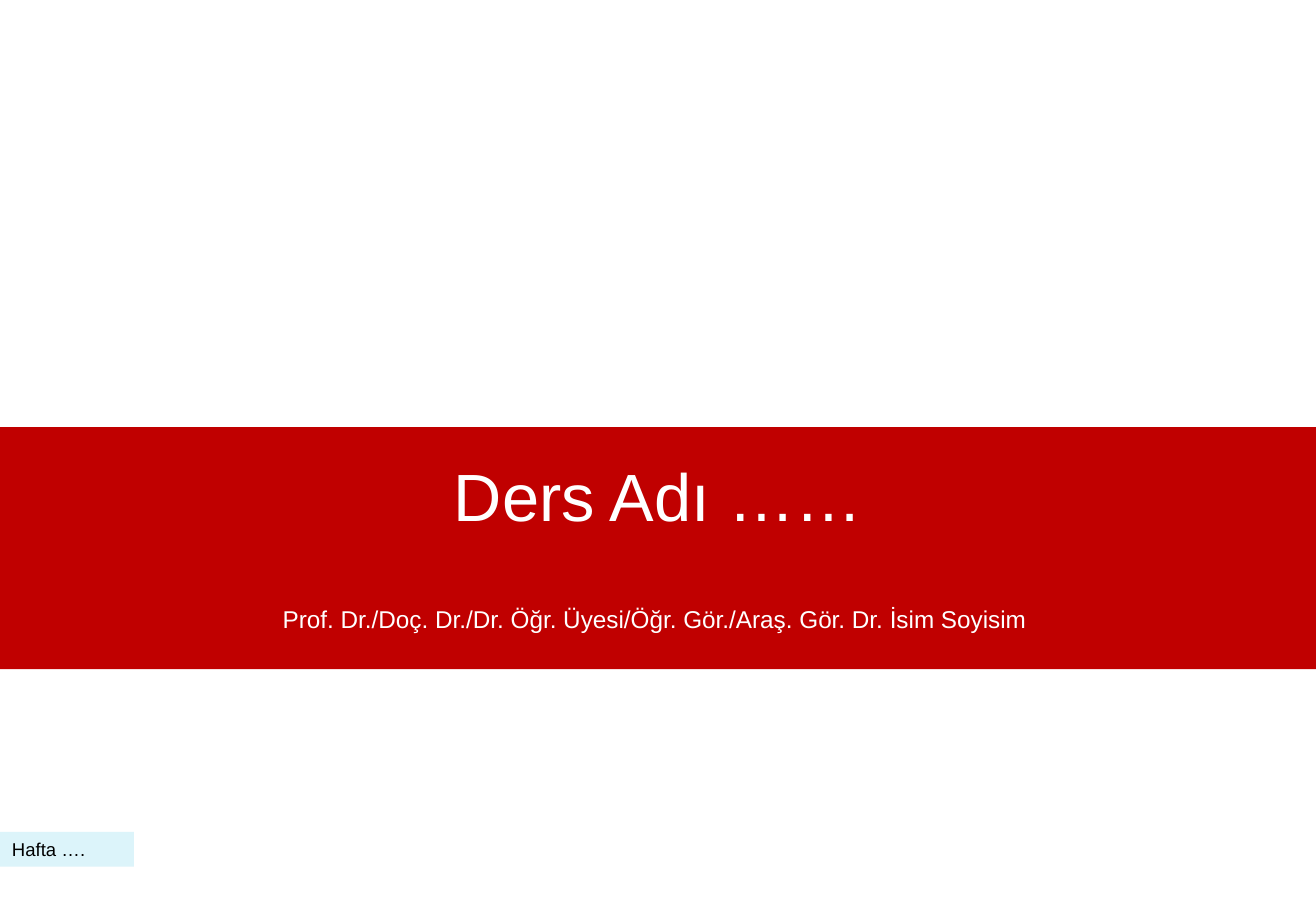
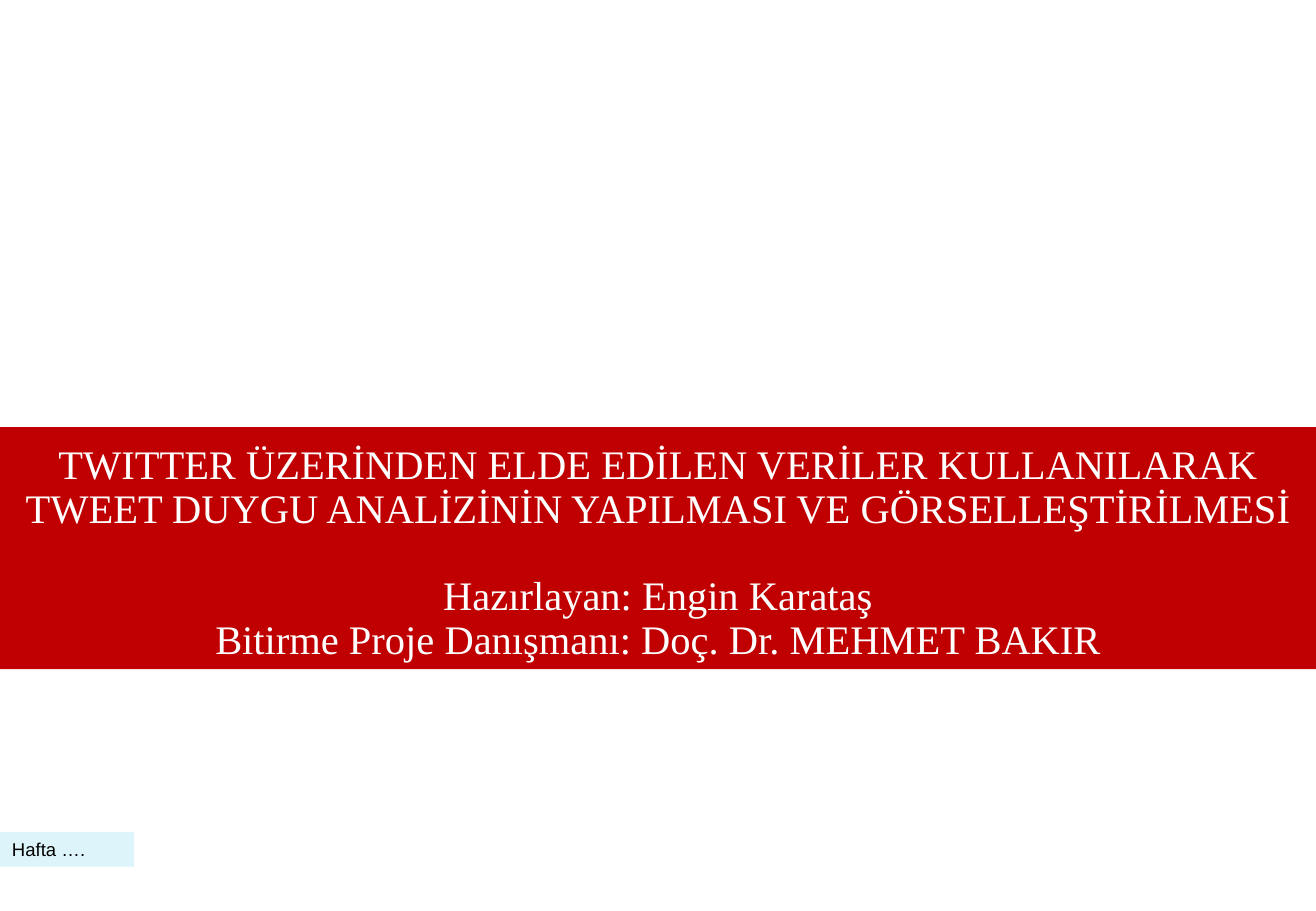
Before and after one commit to EnginKARATAS/twitter-sentiment-analyse, a slide deck: slide 1 of thesis/presentation.pptx. Drawn at 1316x911 pixels with LibreOffice and Linux fonts; fonts in the diff are those of the drawing; background and template pictures are left out. Boxes give left, top, right and bottom in pixels: in the first picture for what was removed or moved away, otherwise in the second. Text is boxed around its words. In the diff, an @@ line names an element or a change of style, - is before the commit and + after.

```diff
--- a/thesis/presentation.pptx
+++ b/thesis/presentation.pptx
@@ title at (26,447,1290,662): text changed; size 14.4 to 24 pt; font Arial to Times New Roman @@
-Ders Adı ……
-Prof. Dr./Doç. Dr./Dr. Öğr. Üyesi/Öğr. Gör./Araş. Gör. Dr. İsim Soyisim
+TWITTER ÜZERİNDEN ELDE EDİLEN VERİLER KULLANILARAK TWEET DUYGU ANALİZİNİN YAPILMASI VE GÖRSELLEŞTİRİLMESİ
+Hazırlayan: Engin Karataş
+Bitirme Proje Danışmanı: Doç. Dr. MEHMET BAKIR
```
Also in this commit, not shown: 16 slides added, 13 slides removed, 1 other file.
